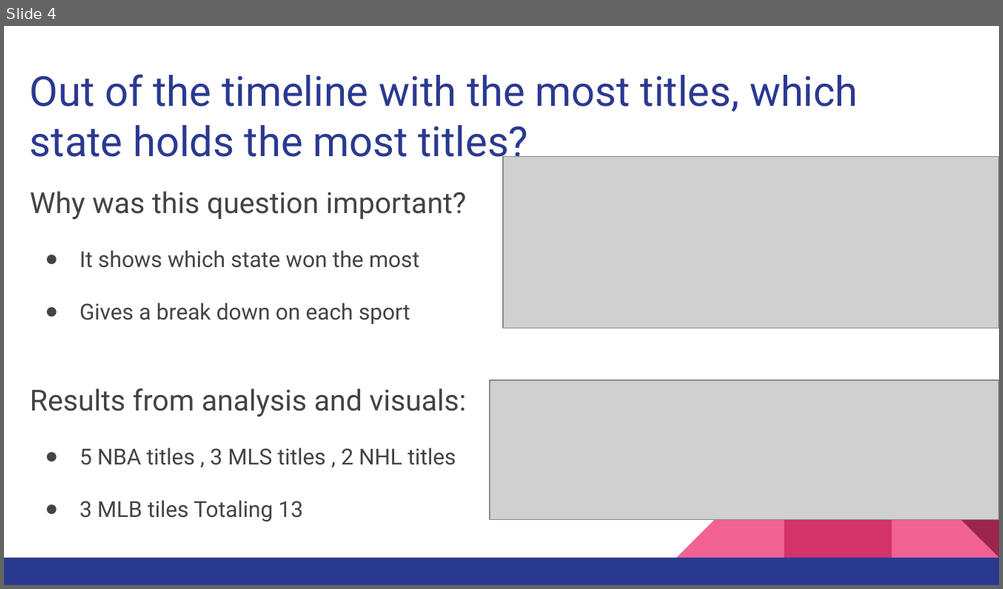
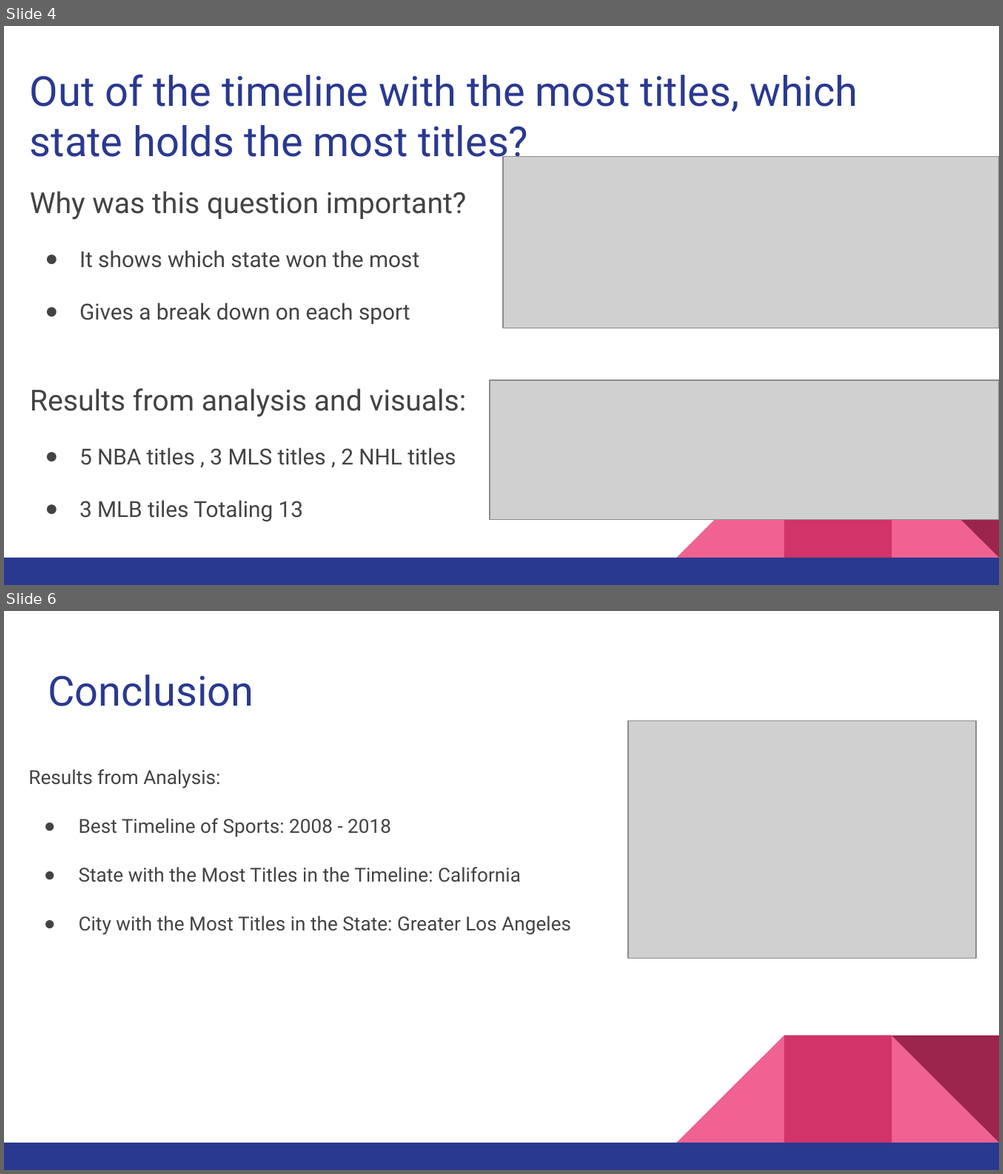
Before and after one commit to gurpal-gill1022/Project-3-Group-2, a slide deck: Project_3_Presentation_Deck.pptx. Shown one above the other, each under a label of ours: slide 4 before the commit, slides 4 and 6 after it; the slides between them are not shown. The pictures are 1003x589 and 1003x1174 pixels, drawn with LibreOffice and Linux fonts; fonts in the diff are those of the drawing; grey boxes stand for pictures. Boxes give left, top, right and bottom in pixels: in the first picture for what was removed or moved away, otherwise in the second. Text is boxed around its words. In the diff, an @@ line names an element or a change of style, - is before the commit and + after.

```diff
--- a/Project_3_Presentation_Deck.pptx
+++ b/Project_3_Presentation_Deck.pptx
@@ slide 6 added at (x1=4, y1=611, x2=999, y2=1170), background #FFFFFF; not listed: 5 template elements that a slide beside it also shows @@
@@ title added at (x1=48, y1=675, x2=253, y2=706), 30 pt, text #2A3990 @@
+Conclusion
@@ picture added at (x1=628, y1=721, x2=976, y2=959) @@
@@ text added at (x1=28, y1=769, x2=571, y2=935), 14 pt, text #434343 @@
+Results from Analysis:
+● Best Timeline of Sports: 2008 - 2018
+● State with the Most Titles in the Timeline: California
+● City with the Most Titles in the State: Greater Los Angeles
```
Also in this commit, not shown: 2 slides changed, 1 slide removed.
